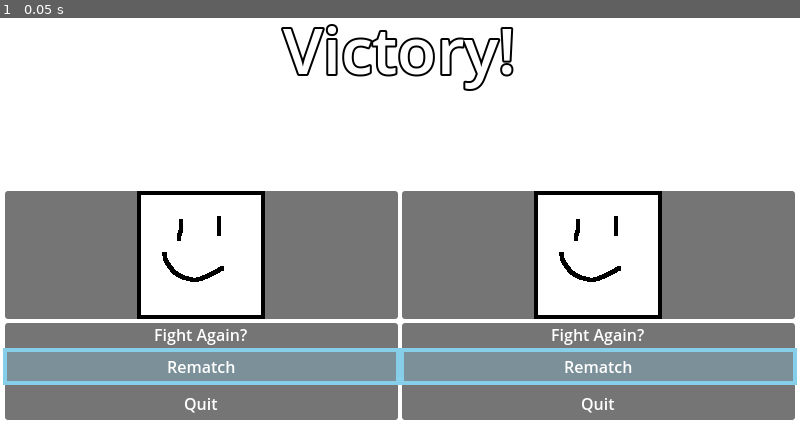
Above: before the commit, frame 1.
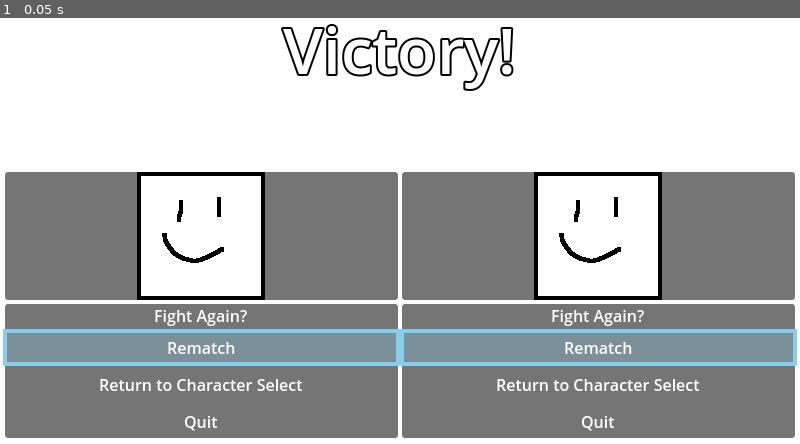
Above: after the commit, the same moment.

Repository: SamBumgardner/spellstrike
Game: Godot game, scene res://network/postgame.tscn
Same seed, same stepped clock (60 frames per second), same inputs: the game is played once before the commit and once after it. This scene is started directly instead of the project's main scene.
Inputs:
- Up to frame 1 (0.05 s): no input

The runs differ from the first frame. In frame 1, 22% of the frame differs, in the area x 0-100%, y 36-99%.
Error before the commit: Out of bounds get index '0' (on base: 'Array[PlayerInformation]') (res://network/postgame.gd:49)
Error after the commit: Out of bounds get index '0' (on base: 'Array[PlayerInformation]') (res://network/postgame.gd:50)

Commit message:
allow return to char select from postgame menu

Diff:
--- a/game/network/postgame.gd
+++ b/game/network/postgame.gd
@@ -11,6 +11,7 @@
 @onready var results_boxes: Array = [$"%ResultsBox", $"%ResultsBox2"]
 @onready var rematch_menus: Array = [$"%RematchMenu", $"%RematchMenu2"]
 @onready var post_selection_delay_timer: NetworkTimer = $PostSelectionDelay
+@onready var character_select_delay_timer: NetworkTimer = $CharacterSelectDelay
 @onready var quit_delay_timer: NetworkTimer = $QuitDelay
 
 var match_options: MatchOptions
@@ -55,6 +56,7 @@
     # Normal behavior signals:
     #SyncManager.sync_started.connect(post_selection_delay_timer.start.bind(POST_SELECTION_DURATION), CONNECT_ONE_SHOT)
     post_selection_delay_timer.timeout.connect(_start_new_game)
+    character_select_delay_timer.timeout.connect(_return_to_character_select)
     quit_delay_timer.timeout.connect(_return_to_network_menu)
 
     _init_display()
@@ -104,6 +106,11 @@
         rematch_menus[i].quit.connect(_on_rematch_menu_quit)
         rematch_menus[i].rematch.connect(_on_rematch_menu_rematch)
         rematch_menus[i].rematch_cancel.connect(_on_rematch_menu_rematch_cancel)
+        rematch_menus[i].character_select.connect(_on_rematch_menu_character_select)
+
+func _on_rematch_menu_character_select():
+    _set_rematch_menu_processing(false)
+    character_select_delay_timer.start(POST_QUIT_DURATION)
 
 func _on_rematch_menu_quit():
     _set_rematch_menu_processing(false)
@@ -136,6 +143,15 @@
     instantiated_map.init(match_options, player_informations)
     SceneSwitchUtil.change_scene(get_tree(), instantiated_map)
 
+func _return_to_character_select():
+    SyncManager.stop_logging()
+    SyncManager.stop()
+
+    var character_select = load("res://ui/menu/character_select/character_select.tscn")
+    var instantiated_scene = character_select.instantiate()
+    instantiated_scene.init(match_options, player_informations)
+    SceneSwitchUtil.change_scene(get_tree(), instantiated_scene)
+
 # NETWORK ISSUE HANDLING #
 func _on_sync_error(_msg: String):
     # communicate that a fatal state mismatch occurred.
--- a/game/network/postgame.tscn
+++ b/game/network/postgame.tscn
@@ -85,5 +85,8 @@
 [node name="PostSelectionDelay" type="Node" parent="."]
 script = ExtResource("6_p08nw")
 
+[node name="CharacterSelectDelay" type="Node" parent="."]
+script = ExtResource("6_p08nw")
+
 [node name="QuitDelay" type="Node" parent="."]
 script = ExtResource("6_p08nw")
--- a/game/ui/menu/rematch/RematchMenu.gd
+++ b/game/ui/menu/rematch/RematchMenu.gd
@@ -7,16 +7,18 @@
 
 signal rematch
 signal rematch_cancel
+signal character_select
 signal quit
 signal _none
 
 @onready var rematch_button = $"%RematchOption"
+@onready var char_select_button = $"%CharSelectOption"
 @onready var quit_button = $"%QuitOption"
 @onready var action_buffer = $ActionBuffer
 
-@onready var ui_targets: Array = [rematch_button, quit_button]
-var ui_signals: Array[Signal] = [rematch, quit]
-var cancel_signals: Array[Signal] = [rematch_cancel, _none]
+@onready var ui_targets: Array = [rematch_button, char_select_button, quit_button]
+var ui_signals: Array[Signal] = [rematch, character_select, quit]
+var cancel_signals: Array[Signal] = [rematch_cancel, _none, _none]
 
 #@onready var rematch_pressed: Signal = rematch_button.pressed
 #@onready var quit_pressed: Signal = quit_button.pressed
--- a/game/ui/menu/rematch/RematchMenu.tscn
+++ b/game/ui/menu/rematch/RematchMenu.tscn
@@ -39,6 +39,11 @@
 layout_mode = 2
 option_text = "Rematch"
 
+[node name="CharSelectOption" parent="MarginContainer/VBoxContainer/HBoxContainer" instance=ExtResource("2_l23q0")]
+unique_name_in_owner = true
+layout_mode = 2
+option_text = "Return to Character Select"
+
 [node name="QuitOption" parent="MarginContainer/VBoxContainer/HBoxContainer" instance=ExtResource("2_l23q0")]
 unique_name_in_owner = true
 layout_mode = 2
